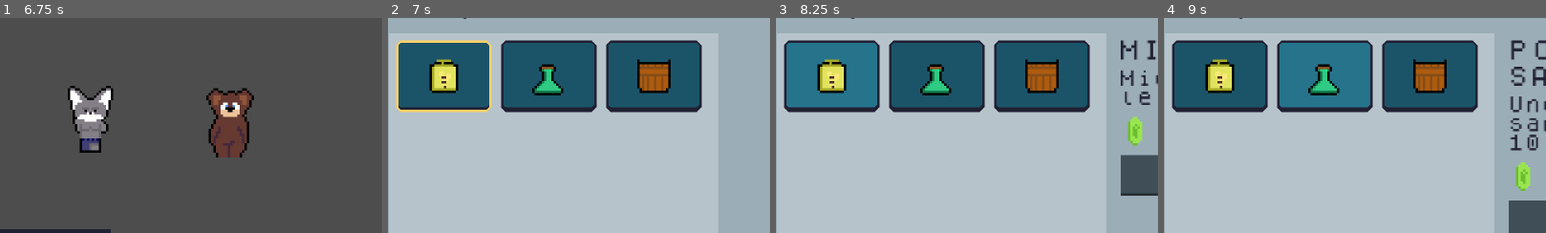
Above: before the commit, frames 1-4 (left to right).
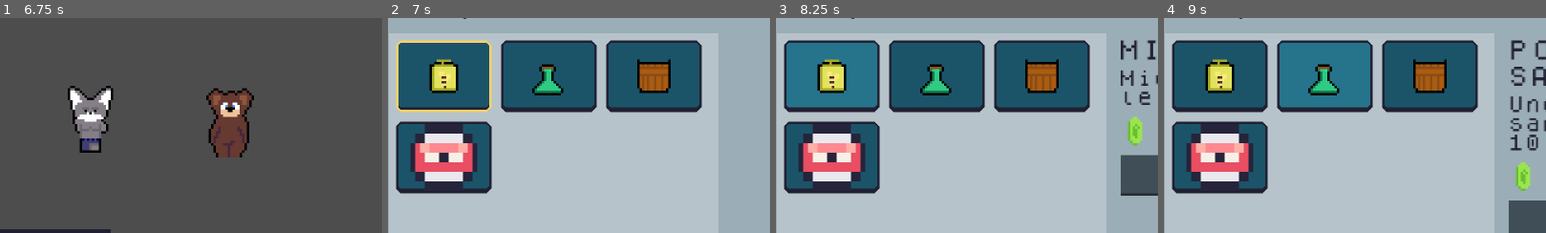
Above: after the commit, the same moments.

Repository: Pedra12/pokemon-rpg-android.
Game: Godot game, scene res://screens/bear-village/shop.tscn
Same seed, same stepped clock (60 frames per second), same inputs: the game is played once before the commit and once after it. This scene is started directly instead of the project's main scene.
Inputs (mouse positions are % of the whole screen's width and height, from its top left):
- Up to frame 1 (6.75 s): tap Enter (ui_accept) at 0.5, 0.77 s; move the mouse to (45, 70) at 0.52 s; hold Up (ui_up) 0.53-1.25 s; hold Shift 0.53-1.25 s; click (45, 70) at 0.67 s; click (95, 94) at 1.25 s; drag from (80, 65) to (44, 40) at 2.02 s; click (95, 94) at 2.75 s; click "Menu" at 3.5 s; click "Resume" at 4.25 s; move the mouse to (20, 35) at 5.02 s; hold Left (ui_left) 5.03-5.75 s; tap Ctrl at 5.1 s; drag from (55, 50) to (20, 36) at 5.77 s; move the mouse to (35, 25) at 6.52 s; hold Down (ui_down) from 6.53 s (still down); tap Alt at 6.6 s
- Up to frame 2 (7 s): keep holding Down (ui_down); tap Enter (ui_accept) at 6.77 s
- Up to frame 3 (8.25 s): release Down (ui_down) at 7.25 s; drag from (72, 45) to (38, 90) at 7.27 s; click (14, 36) at 8 s
- Up to frame 4 (9 s): click (28, 36) at 8.77 s
The pictures show only the part of the screen within x 7-57%, y 22-72%; the shares and areas given below are measured in that part.

Frame 1 is identical in both runs. In frame 2, 8.5% of the frame differs, in the area x 2-28%, y 48-82%; in frame 3, 8.5%; in frame 4, 8.5%.

Commit message:
Sell capture spheres in village shops

Diff:
--- a/game/screens/bear-village/shop.gd
+++ b/game/screens/bear-village/shop.gd
@@ -19,7 +19,8 @@
 	$shopList.setShopItemList([
 		shopItemClass.new(GlobalItems.ID.HONEY,6),
 		shopItemClass.new(GlobalItems.ID.HEALTH_POTION_10,50),
-		shopItemClass.new(GlobalItems.ID.BUCKET,3)
+		shopItemClass.new(GlobalItems.ID.BUCKET,3),
+		shopItemClass.new(GlobalItems.ID.CAPTURE_ORB,25)
 		])
 
 
